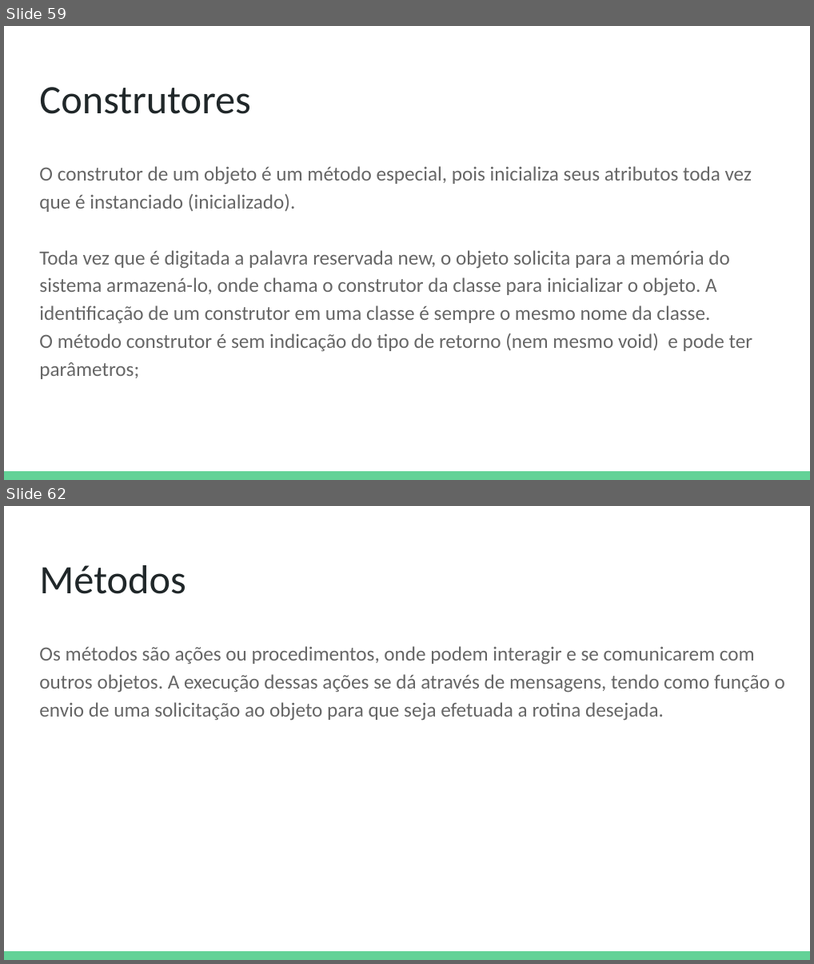
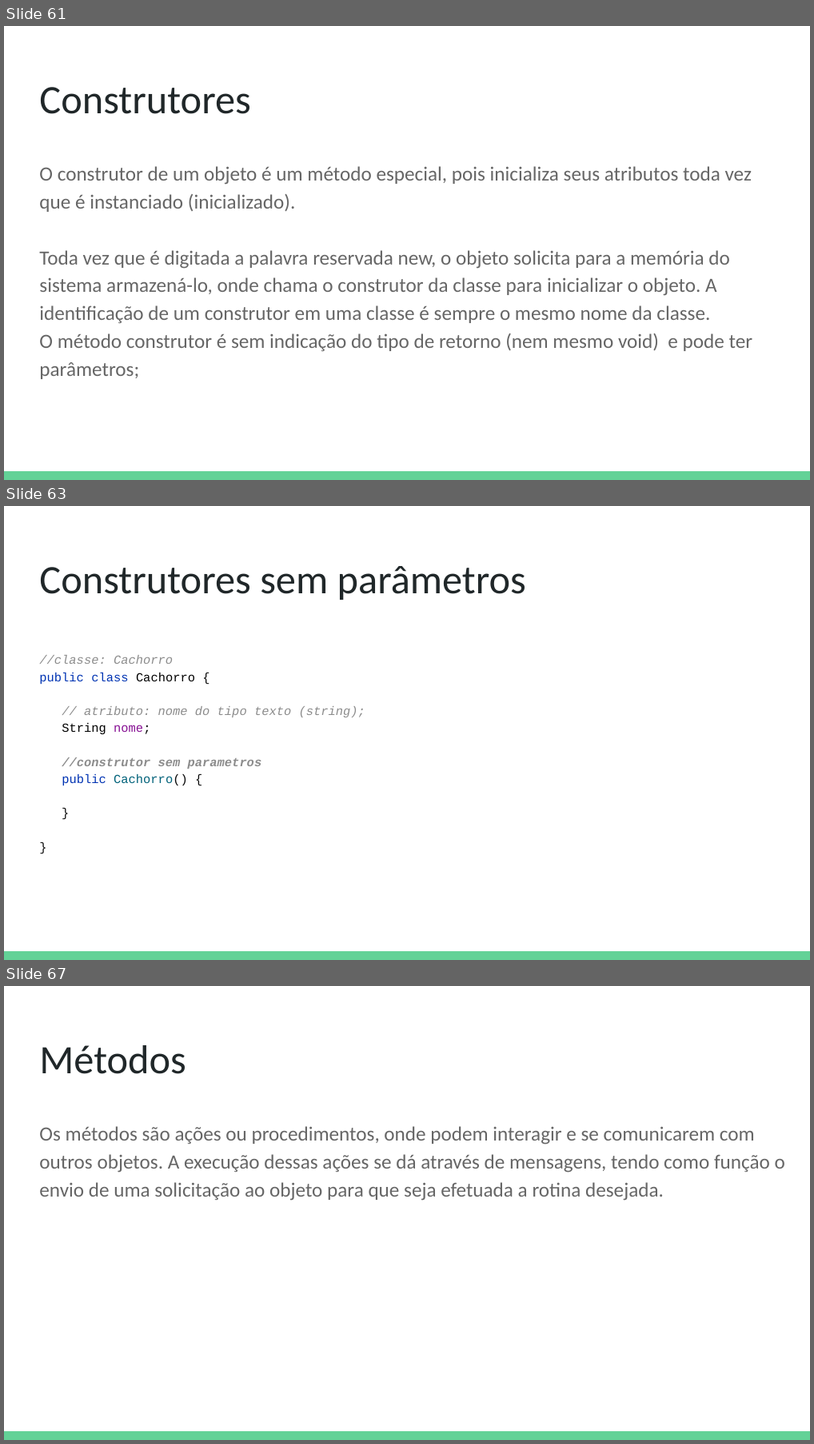
Before and after one commit to DeboraMendes/bootcamp, a slide deck: Java e Programação Orientada a Objetos.pptx. Shown one above the other, each under a label of ours: slides 59 and 62 before the commit, slides 61, 63 and 67 after it; the slides between them are not shown. The pictures are 814x964 and 814x1444 pixels, drawn with LibreOffice and Linux fonts; fonts in the diff are those of the drawing. Boxes give left, top, right and bottom in pixels: in the first picture for what was removed or moved away, otherwise in the second. Text is boxed around its words. In the diff, an @@ line names an element or a change of style, - is before the commit and + after.

```diff
--- a/Java e Programação Orientada a Objetos.pptx
+++ b/Java e Programação Orientada a Objetos.pptx
@@ slide 63 added at <box>4,506,810,960</box>, background #FFFFFF; not listed: 1 template element that a slide beside it also shows @@
@@ title added at <box>39,566,526,600</box>, 36 pt, text #202729 @@
+Construtores sem parâmetros
@@ text added at <box>39,655,366,786</box>, 11 pt, text #8C8C8C, italic @@
+//classe: Cachorro
+public class Cachorro {
+// atributo: nome do tipo texto (string);
+String nome;
+//construtor sem parametros
+public Cachorro() {
+}
+}
@@ what was slide 59 is now slide 61 @@
@@ what was slide 62 is now slide 67 @@
```
Also in this commit, not shown: 2 slides changed, 8 other slides added.
